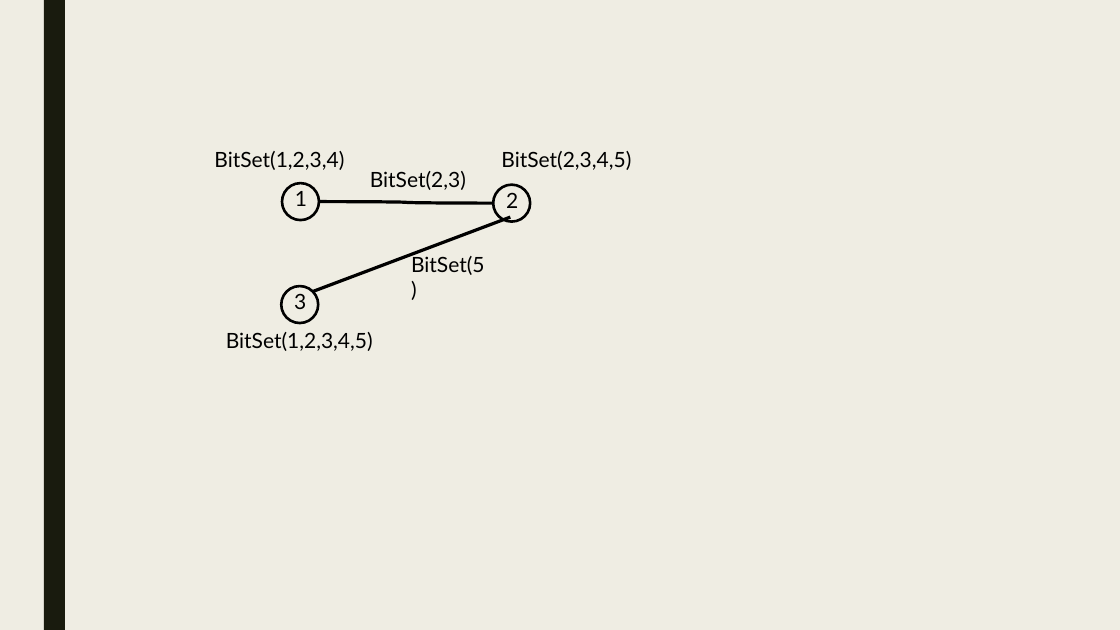
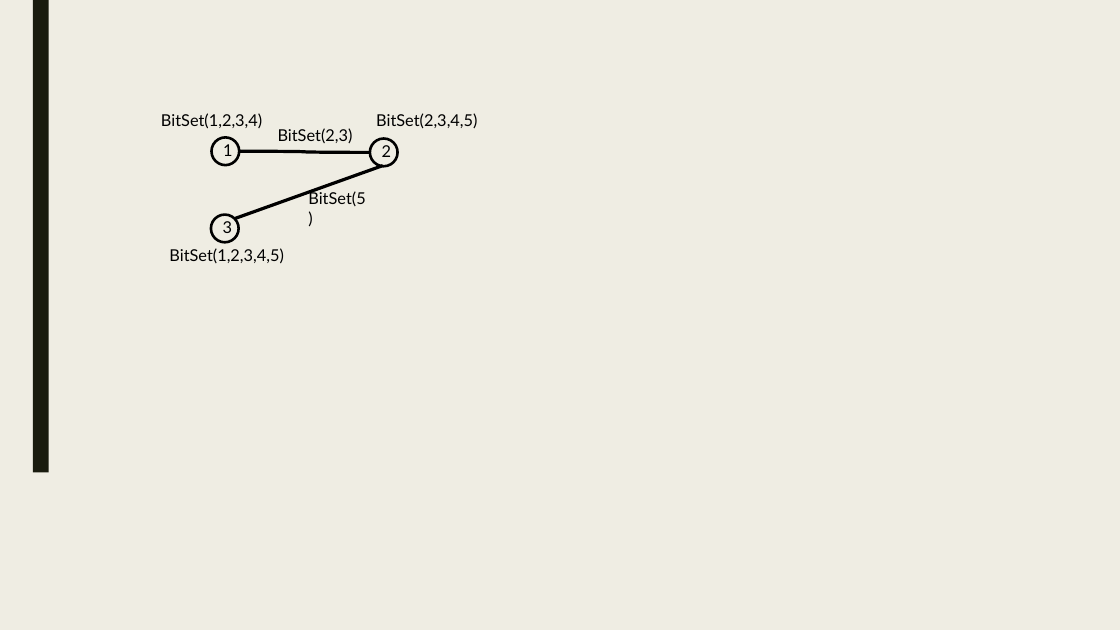
Before and after one commit to PortalDB/portal, a slide deck: slide 10 of paper/pvldb2016/figs/model.pptx (slide 8 before the commit). Drawn at 1120x630 pixels with LibreOffice and Linux fonts; fonts in the diff are those of the drawing. Boxes give left, top, right and bottom in pixels: in the first picture for what was removed or moved away, otherwise in the second. Text is boxed around its words. In the diff, an @@ line names an element or a change of style, - is before the commit and + after.

```diff
--- a/paper/pvldb2016/figs/model.pptx
+++ b/paper/pvldb2016/figs/model.pptx
@@ rectangle: place and size @@
-rectangle at (44,0,65,630)
+rectangle at (33,0,49,472)
@@ text "BitSet(1,2,3,4)": place and size @@
-text "BitSet(1,2,3,4)" at (214,151,344,170)
+text "BitSet(1,2,3,4)" at (161,113,262,128)
@@ text "BitSet(2,3,4,5)": place and size @@
-text "BitSet(2,3,4,5)" at (501,151,631,170)
+text "BitSet(2,3,4,5)" at (376,113,477,128)
@@ ellipse: place and size @@
-ellipse at (282,183,319,220)
+ellipse at (212,138,239,166)
@@ text "1": place and size @@
-text "1" at (295,191,307,206)
+text "1" at (223,144,232,156)
@@ text "BitSet(2,3)": place and size @@
-text "BitSet(2,3)" at (370,171,466,190)
+text "BitSet(2,3)" at (278,128,353,143)
@@ ellipse: place and size @@
-ellipse at (493,185,530,222)
+ellipse at (370,139,397,166)
@@ text "2": place and size @@
-text "2" at (506,192,518,208)
+text "2" at (382,145,391,157)
@@ line moved from (511, 217) - (313, 292) to (383, 166) - (234, 218) @@
@@ curved line moved from (319, 202) - (493, 203) to (239, 151) - (370, 152) @@
@@ size 18 to 14 pt in 8 elements at (161,113,262,128), (223,144,232,156), (278,128,353,143), (223,221,232,233), (376,113,477,128), (382,145,391,157), (169,248,283,263), (308,191,365,206) @@
@@ text "BitSet(5)": place and size @@
-text "BitSet(5)" at (411,254,484,275)
+text "BitSet(5)" at (308,191,365,206)
@@ ellipse: place and size @@
-ellipse at (281,287,318,323)
+ellipse at (211,214,239,242)
@@ text "3": place and size @@
-text "3" at (294,293,306,309)
+text "3" at (223,221,232,233)
@@ text "BitSet(1,2,3,4,5)": place and size @@
-text "BitSet(1,2,3,4,5)" at (226,332,373,351)
+text "BitSet(1,2,3,4,5)" at (169,248,283,263)
```
Also in this commit, not shown: 16 other slides changed, 5 slides added, 2 other files.
